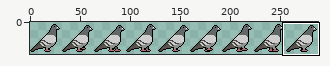
Two versions of one sprite sheet, Brackeys Jam 2021.8/Assets/Assets/Pigeon/pigeon_walking2.png. The first picture is a wide view before the edit; the outline marks the close-up.
Close-up. First the earlier version:
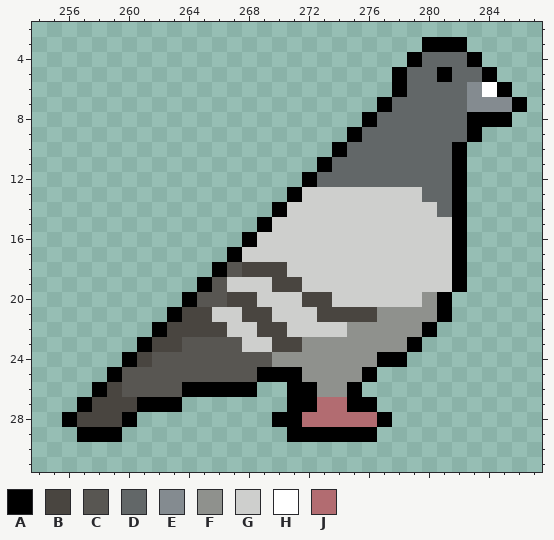
The file is 288x32 pixels. Colours within 5 levels of each other are drawn and written as one. Shown: x 254..287, y 2..31. The commit also changed other parts of the picture, which this record leaves out.
Palette (. is transparent): A #000000  B #494540  C #585652  D #626768  E #848b90  F #8f918d  G #cecfcd  H #ffffff  J #b26c71
Pixels before, first column x 256:
 3 ........................AAA....
 4 .......................ADDDA...
 5 ......................ADDADDA..
 6 ......................ADDDDEHA.
 7 .....................ADDDDDEEEA
 8 ....................ADDDDDDAAA.
 9 ...................ADDDDDDDA...
10 ..................ADDDDDDDA....
11 .................ADDDDDDDDA....
12 ................ADDDDDDDDDA....
13 ...............AGGGGGGGGDDA....
14 ..............AGGGGGGGGGGDA....
15 .............AGGGGGGGGGGGGA....
16 ............AGGGGGGGGGGGGGA....
17 ...........AGGGGGGGGGGGGGGA....
18 ..........ACBBBGGGGGGGGGGGA....
19 .........ACGGGBBGGGGGGGGGGA....
20 ........ACCBBGGGBBGGGGGGFA.....
21 .......ABBGGBBGGGBBBBFFFFA.....
22 ......ABBBBGGBBGGGGFFFFFA......
23 .....ABBCCCCGGBBFFFFFFFA.......
24 ....ABCCCCCCCCFFFFFFFAA........
25 ...ACCCCCCCCCAAAFFFFA..........
26 ..ABCCCCAAAAA..AAFFA...........
27 .ABBBAAA.......AAJJAA..........
28 ABBBA.........AAJJJJJA.........
29 .AAA...........AAAAAA..........
Once edited:
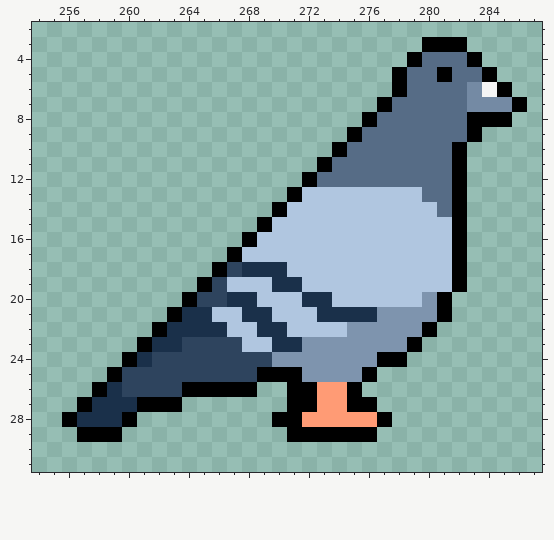
From old to new:
colour B: #494540 -> #1a304a
colour C: #585652 -> #2e445e
colour D: #626768 -> #566c86
colour E: #848b90 -> #748aa4
colour F: #8f918d -> #7e94ae
colour G: #cecfcd -> #b0c6e0
colour H: #ffffff -> #f4f4f4
colour J: #b26c71 -> #ff9b75
Changed rows in their new state; - is a pixel that keeps its letter.
first column x 273:
26 JJ
Where, in picture pixels (left, top, right, bottom), the same in both close-ups:
changed: (77, 52, 512, 427)
